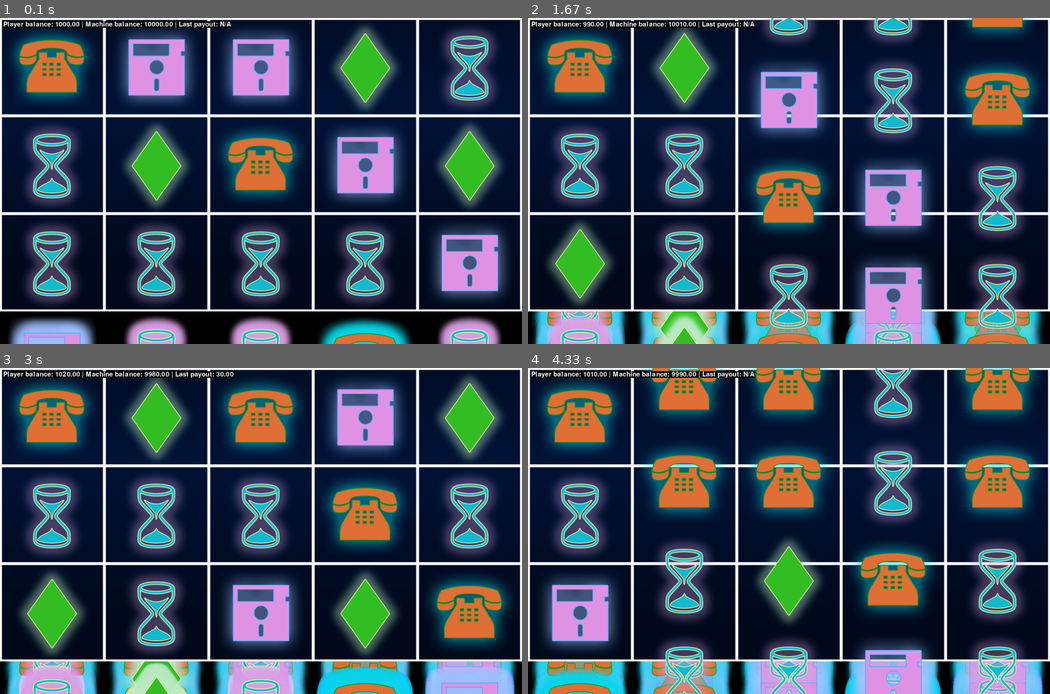
Above: before the commit, frames 1-4 (two rows, left to right).
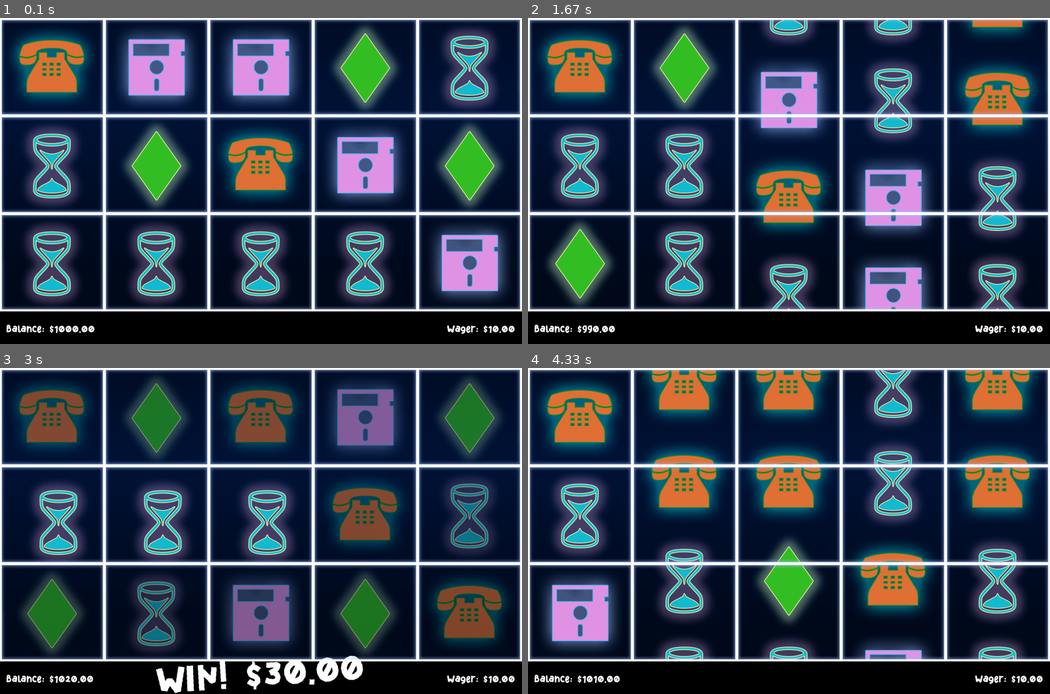
Above: after the commit, the same moments.

Repository: Valery-Olon/pygameSlot
Game: pygame game, started from main.py
Two runs of this game, one before a commit and one after it. Both use one fixed random seed, a clock stepped at 60 frames per second and the inputs below.
Inputs:
- Up to frame 1 (0.1 s): no input
- Up to frame 2 (1.67 s): tap Space at 0.33 s
- Up to frame 3 (3 s): no input
- Up to frame 4 (4.33 s): tap Space at 3.17 s

The runs differ from the first frame. In frame 1, 15% of the frame differs, in the area x 0-100%, y 0-100%; in frame 2, 19%; in frame 3, 46%; in frame 4, 20%.

Commit message:
Last commit

Diff:
--- a/machine.py
+++ b/machine.py
@@ -2,6 +2,7 @@
 from player import Player
 from reel import *
 from settings import *
+from ui import UI
 from wins import *
 import pygame
 
@@ -13,6 +14,7 @@
         self.reel_list = {}
         self.can_toggle = True
         self.spinning = False
+        self.can_animate = False
         self.win_animation_ongoing = False
 
         # results
@@ -21,6 +23,20 @@
 
         self.spawn_reels()
         self.currPlayer = Player()
+        self.ui = UI(self.currPlayer)
+
+        # import sounds
+        self.spin_sound = pygame.mixer.Sound('audio/spinclip.wav')
+        self.spin_sound.set_volume(0.15)
+        self.win_three = pygame.mixer.Sound('audio/winthree.wav')
+        self.win_three.set_volume(0.6)
+        self.win_four = pygame.mixer.Sound('audio/winfour.wav')
+        self.win_four.set_volume(0.7)
+        self.win_five = pygame.mixer.Sound('audio/winfive.wav')
+        self.win_five.set_volume(0.8)
+
+
+
 
     def coolsdowns(self):
         # Only lets player spin if all reels are NOT spinning
@@ -36,11 +52,11 @@
             if self.check_wins(self.spin_result):
                 self.win_data = self.check_wins(self.spin_result)
                 # Play the win sound
-                # self.play_win_sound(self.win_data)
+                self.play_win_sound(self.win_data)
                 self.pay_player(self.win_data, self.currPlayer)
-                print(self.currPlayer.get_data(), ' - win')
-                # self.win_animation_ongoing = True
-                # self.ui.win_text_angle = random.randint(-4, 4)
+                # print(self.currPlayer.get_data(), ' - win')
+                self.win_animation_ongoing = True
+                self.ui.win_text_angle = random.randint(-4, 4)
 
 
     def input(self):
@@ -53,7 +69,7 @@
             self.spin_time = pygame.time.get_ticks()
             self.currPlayer.place_bet()
             self.machine_balance += self.currPlayer.bet_size
-            print(self.currPlayer.get_data())
+            # print(self.currPlayer.get_data())
             self.currPlayer.last_payout = None
 
     def draw_reels(self,delta_time):
@@ -79,7 +95,8 @@
 
             for reel in self.reel_list:
                 self.reel_list[reel].start_spin(int(reel) * 200)
-                # self.spin_sound.play()
+                self.spin_sound.play()
+                self.win_animation_ongoing = False
 
     def get_result(self):
         for reel in self.reel_list:
@@ -98,12 +115,13 @@
                     if len(longest_seq(possible_win)) > 2:
                         hits[horizontal.index(row) + 1] = [sym, longest_seq(possible_win)]
         if hits:
+            self.can_animate = True
             return hits
 
     def pay_player(self, win_data, curr_player):
         multiplier = 0
         spin_payout = 0
-
+        # print(win_data)
         for v in win_data.values():
             multiplier += len(v[1])
         spin_payout = (multiplier * curr_player.bet_size)
@@ -111,6 +129,37 @@
         self.machine_balance -= spin_payout
         curr_player.last_payout = spin_payout
         curr_player.total_won += spin_payout
+
+    def play_win_sound(self, win_data):
+        sum = 0
+        for item in win_data.values():
+            sum += len(item[1])
+        if sum == 3: self.win_three.play()
+        elif sum == 4: self.win_four.play()
+        elif sum > 4: self.win_five.play()
+
+
+
+
+    def win_animation(self):
+        if self.win_animation_ongoing and self.win_data:
+            for k, v in list(self.win_data.items()):
+                if k == 1:
+                    animationRow = 3
+                elif k == 3:
+                    animationRow = 1
+                else:
+                    animationRow = 2
+                animationCols = v[1]
+                for reel in self.reel_list:
+                    if reel in animationCols and self.can_animate:
+                        self.reel_list[reel].symbol_list.sprites()[animationRow].fade_in = True
+                    for symbol in self. reel_list[reel].symbol_list:
+                        if not symbol.fade_in:
+                            symbol.fade_out = True
+
+
+
 
     def update(self, delta_time):
         self.coolsdowns()
@@ -121,12 +170,15 @@
             self.reel_list[reel].symbol_list.draw(self.display_surface)
             self.reel_list[reel].symbol_list.update()
 
+        self.ui.update()
+        self.win_animation()
+
+
         # balance payout debugger
-
-        debug_player_data = self.currPlayer.get_data()
-        machine_balance = "{:.2f}".format(self.machine_balance)
-        if self.currPlayer.last_payout:
-            last_payout = "{:.2f}".format(self.currPlayer.last_payout)
-        else:
-            last_payout = "N/A"
-        debug(f"Player balance: {debug_player_data['balance']} | Machine balance: {machine_balance} | Last payout: {last_payout}")
+        # debug_player_data = self.currPlayer.get_data()
+        # machine_balance = "{:.2f}".format(self.machine_balance)
+        # if self.currPlayer.last_payout:
+        #     last_payout = "{:.2f}".format(self.currPlayer.last_payout)
+        # else:
+        #     last_payout = "N/A"
+        # debug(f"Player balance: {debug_player_data['balance']} | Machine balance: {machine_balance} | Last payout: {last_payout}")
--- a/main.py
+++ b/main.py
@@ -10,7 +10,8 @@
         self.screen = pygame.display.set_mode((WIDTH, HEIGHT))
         pygame.display.set_caption('Slot Machine Demo')
         self.clock = pygame.time.Clock()
-        self.bg_image = pygame.image.load(BG_IMAGE_PATH)
+        self.bg_image = pygame.image.load(BG_IMAGE_PATH).convert_alpha()
+        self.grid_image = pygame.image.load(GRID_IMAGE_PATH).convert_alpha()
 
         # To do: create machine class
         self.machine = Machine()
@@ -39,6 +40,7 @@
             pygame.display.update()
             self.screen.blit(self.bg_image, (0,0))
             self.machine.update(self.delta_time)
+            self.screen.blit(self.grid_image, (0,0))
             self.clock.tick(FPS)
 
 if __name__ == '__main__':
--- a/reel.py
+++ b/reel.py
@@ -41,7 +41,7 @@
                     if symbol.rect.top == 1200:
                         if reel_is_stopping:
                             self.reel_is_spinning = False
-                            # self.stop_sound.play()
+                            self.stop_sound.play()
                         symbol_idx = symbol.idx
                         symbol.kill()
                         # Spawn random symbol in place of the above
@@ -73,5 +73,23 @@
         self.rect = self.image.get_rect(topleft = pos)
         self.x_val = self.rect.left
 
+        # used for win animation
+        self.size_x = 300
+        self.size_y = 300
+        self.alpha = 255
+        self.fade_out = False
+        self.fade_in = False
+
     def update(self):
-        pass
+        # slighlty increase size of winning symbols
+        if self.fade_in:
+            if self.size_x < 320:
+                self.size_x += 1
+                self.size_y += 1
+                self.image = pygame.transform.scale(self.image, [self.size_x,self.size_y])
+
+        # fade out of non winning symbols
+        elif not self.fade_in and self.fade_out:
+            if self.alpha > 155:
+                self.alpha -= 7
+                self.image.set_alpha(self.alpha)
--- a/settings.py
+++ b/settings.py
@@ -8,8 +8,15 @@
 
 # Images
 BG_IMAGE_PATH = 'graphics/0/bg.png'
+GRID_IMAGE_PATH = 'graphics/0/gridline.png'
 GAME_INDEXES = [1,2,3]              # 0 and 4 are outside of play area
 SYM_PATH = 'graphics/0/symbols'
+
+# Text
+TEXT_COLOR = 'white'
+UI_FONT = 'graphics/font/kidspace.ttf'
+UI_FONT_SIZE = 30
+WIN_FONT_SIZE = 110
 
 
 # 5 symbols for demo
--- /dev/null
+++ b/ui.py
@@ -0,0 +1,44 @@
+from player import Player
+from settings import *
+import pygame, random
+
+
+class UI:
+    def __init__(self, player) -> None:
+        self.player = player
+        self.display_surface = pygame.display.get_surface()
+        self.font, self.bet_font = pygame.font.Font(UI_FONT, UI_FONT_SIZE), pygame.font.Font(UI_FONT, UI_FONT_SIZE)
+        self.win_font = pygame.font.Font(UI_FONT, WIN_FONT_SIZE)
+        self.win_text_angle = random.randint(-4, 4)
+
+    def display_info(self):
+        player_data = self.player.get_data()
+
+        # balance and bet size
+        balance_surf = self.font.render("Balance: $" + player_data['balance'], True, TEXT_COLOR, None)
+        x, y = 20, self.display_surface.get_size()[1] - 30
+        balance_rect = balance_surf.get_rect(bottomleft = (x, y))
+
+        bet_surf = self.font.render("Wager: $" + player_data['bet_size'], True, TEXT_COLOR, None)
+        x  = self.display_surface.get_size()[0] - 20
+        bet_rect = bet_surf.get_rect(bottomright = (x, y))
+
+        # draw player data
+        pygame.draw.rect(self.display_surface, False, balance_rect)
+        pygame.draw.rect(self.display_surface, False, bet_rect)
+        self.display_surface.blit(balance_surf, balance_rect)
+        self.display_surface.blit(bet_surf, bet_rect)
+
+        # Print last win if applicable
+        if self.player.last_payout:
+            last_payout = player_data['last_payout']
+            win_surf = self.win_font.render("WIN! $" + last_payout, True, TEXT_COLOR, None)
+            x1 = 800
+            y1 = self.display_surface.get_size()[1] - 60
+            win_surf = pygame.transform.rotate(win_surf, self.win_text_angle)
+            win_rect = win_surf.get_rect(center = (x1, y1))
+            self.display_surface.blit(win_surf, win_rect)
+
+    def update(self):
+        pygame.draw.rect(self.display_surface, 'Black', pygame.Rect(0, 900, 1600, 100))
+        self.display_info()
Not shown, changed: README.md
Binary file added: graphics/font/Kidspace.ttf
